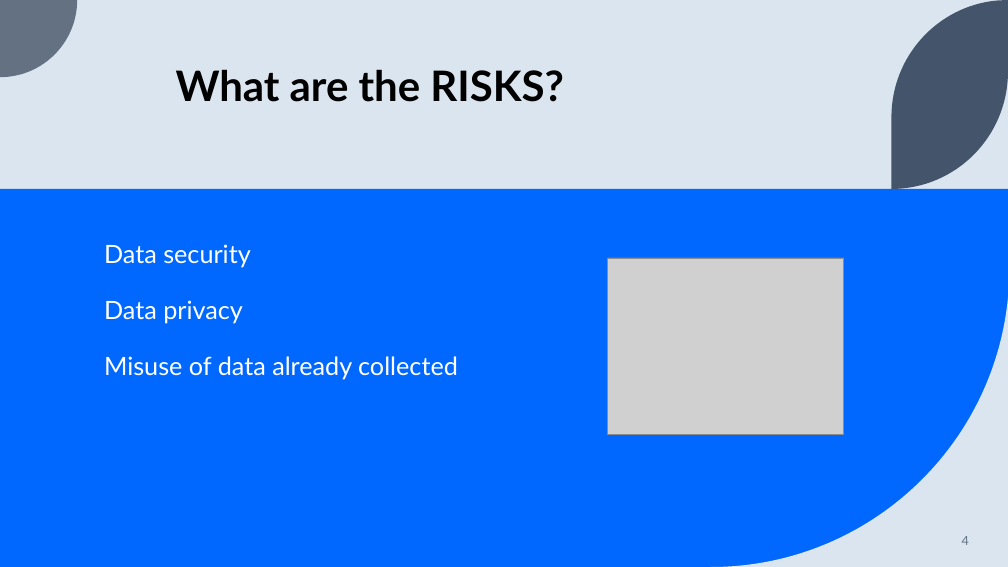
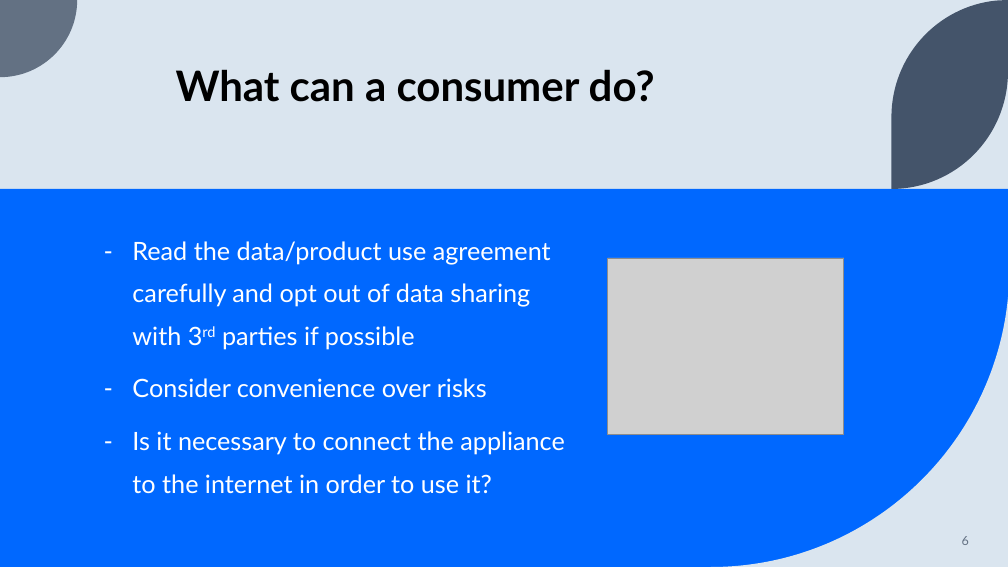
Before and after one commit to JusRos/codeclan_homework_JustynaRosiak, a slide deck: slide 6 of week_03/day_4/presentation_JR.pptx (slide 4 before the commit). Drawn at 1008x567 pixels with LibreOffice and Linux fonts; fonts in the diff are those of the drawing; grey boxes stand for pictures. Boxes give left, top, right and bottom in pixels: in the first picture for what was removed or moved away, otherwise in the second. Text is boxed around its words. In the diff, an @@ line names an element or a change of style, - is before the commit and + after.

```diff
--- a/week_03/day_4/presentation_JR.pptx
+++ b/week_03/day_4/presentation_JR.pptx
@@ text at box(176, 69, 655, 102): text changed @@
-What are the RISKS?
+What can a consumer do?
@@ text at box(132, 241, 564, 494): text changed @@
-Data security
-Data privacy
-Misuse of data already collected
+– Read the data/product use agreement carefully and opt out of data sharing with 3rd parties if possible
+– Consider convenience over risks
+– Is it necessary to connect the appliance to the internet in order to use it?
```
Also in this commit, not shown: 1 other slide changed, 2 slides added.
